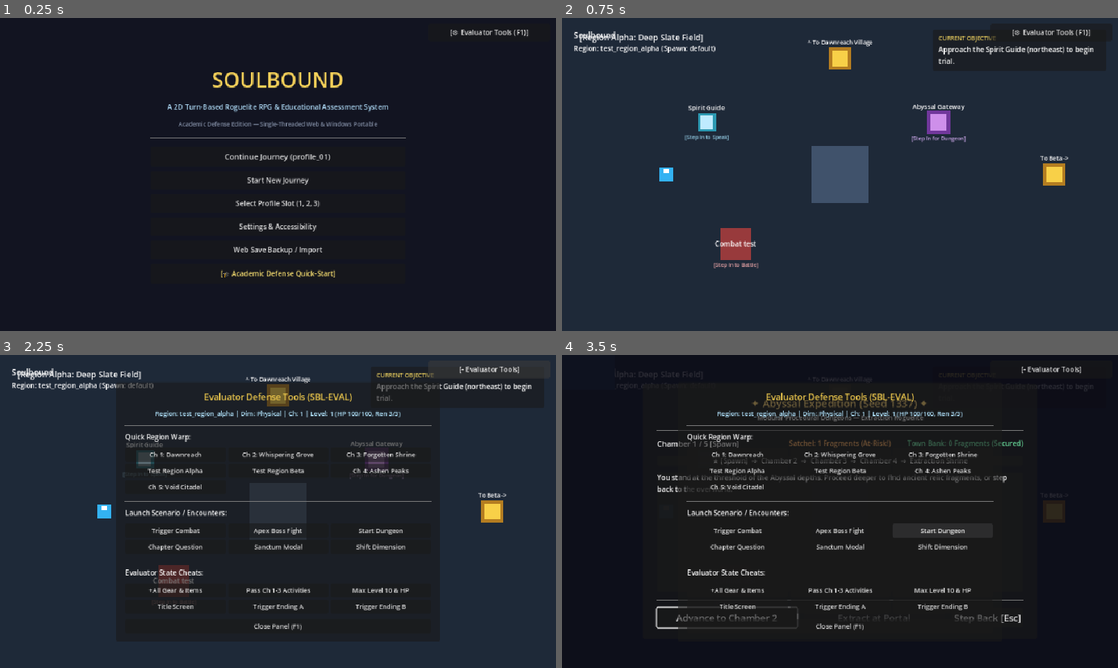
Above: before the commit, frames 1-4 (two rows, left to right).
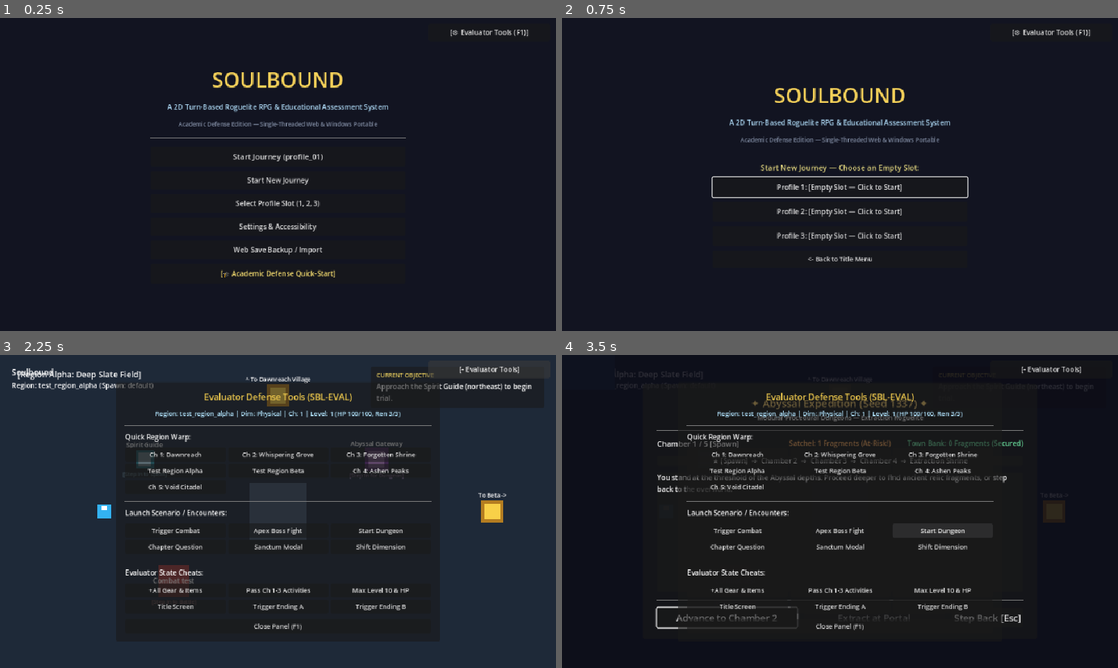
Above: after the commit, the same moments.

Repository: 5gcrg/Soulbound-Overworld
Game: Godot game, scene res://scenes/main/game_root.tscn
The game is run twice, just before and just after one commit, with the same random seed, the same clock (stepped at 60 frames per second) and the same inputs.
Inputs (mouse positions are in pixels of both pictures, inside the frame that each line leads up to):
- Up to frame 1 (0.25 s): no input
- Up to frame 2 (0.75 s): click "Continue Journey (profile_01)" (after the commit: "Start Journey (profile_01)") at 0.5 s
- Up to frame 3 (2.25 s): click (278, 524) at 1.25 s, where only the run after the commit has a clickable "Profile 1: [Empty Slot — Clic…"; click "[⚙ Evaluator Tools (F1)]" at 2 s
- Up to frame 4 (3.5 s): click "Start Dungeon" at 2.75 s

The runs differ from the first frame. In frame 1, 0.2% of the frame differs, in the area x 40-60%, y 43-46%; in frame 2, 17%, in the area x 2-96%, y 4-80%; in frame 3, less than 0.1%; in frame 4, less than 0.1%.

Commit message:
fix(rev-003): isolate consumer init from world reset and preserve uncommitted slots [REVIEW_PENDING_CODEX]

Diff:
--- a/scenes/main/game_root.gd
+++ b/scenes/main/game_root.gd
@@ -110,15 +110,49 @@
 			push_error("Failed to initialize starting region: %s at spawn %s" % [DEFAULT_START_REGION, DEFAULT_START_SPAWN])
 
 func _init_slice_progress(store: ProfileStore = null, slot: String = "profile_01") -> void:
+	if _expedition != null and is_instance_valid(_expedition) and _expedition.is_active:
+		if slot != _profile_slot:
+			push_error("Cannot switch profile while an expedition is active. Suspend or retreat first.")
+			return
+	_session_generation += 1
+	_suspended_expedition.clear()
+	_profile_slot = slot
 	if store != null:
 		profile_store = store
 	elif profile_store == null:
 		profile_store = ProfileStore.new()
-	var loaded := profile_store.load_profile(slot)
-	if loaded.get("error") == ERR_FILE_NOT_FOUND:
-		var new_p := profile_store.new_profile(slot)
-		profile_store.save_profile(slot, new_p)
-	activate_profile(slot, false)
+	if slice_progress == null:
+		slice_progress = SliceProgress.new()
+	var err: Error = slice_progress.configure(profile_store, _profile_slot)
+	if err != OK:
+		push_warning("Failed to configure SliceProgress: %s" % error_string(err))
+
+	character_stats = CharacterStats.new()
+	inventory_manager = InventoryManager.new()
+	chapter_manager = ChapterManager.new()
+	assessment_controller = AssessmentController.new()
+	character_stats.load_from_store(profile_store, _profile_slot)
+	inventory_manager.load_from_store(profile_store, _profile_slot)
+	chapter_manager.load_from_store(profile_store, _profile_slot)
+	assessment_controller.load_from_store(profile_store, _profile_slot)
+
+	kurei_tree = KureiTree.new()
+	kurei_tree.load_from_store(profile_store, _profile_slot)
+	kurei_tree.sync_with_level(character_stats.level)
+
+	var loaded := profile_store.load_profile(_profile_slot)
+	var prof_dict: Dictionary = loaded.get("profile", {})
+	if prof_dict.has("world") and prof_dict["world"] is Dictionary and prof_dict["world"].has("ending"):
+		ending_manager.deserialize(prof_dict["world"]["ending"])
+	else:
+		ending_manager = EndingManager.new()
+
+	_validate_and_clamp_progress()
+	_sync_chapter_gates()
+	_update_objective()
+
+	_chapter_baseline = JSON.stringify(prof_dict.get("world", {}).get("chapter_progress", {}))
+	_load_active_expedition()
 
 func activate_profile(slot_id: String, is_new: bool = false) -> Error:
 	# 1. Reject activation during active expedition, unresolved encounter, or in-flight transition
@@ -137,7 +171,18 @@
 
 	# 2. Preflight profile validation
 	var loaded := profile_store.load_profile(slot_id)
-	if loaded.get("error") != OK:
+	if loaded.get("error") == ERR_FILE_NOT_FOUND:
+		if is_new:
+			var new_prof := profile_store.new_profile(slot_id)
+			var save_err: Error = profile_store.save_profile(slot_id, new_prof)
+			if save_err != OK:
+				push_error("Cannot activate new profile '%s': save error %s" % [slot_id, error_string(save_err)])
+				return save_err
+			loaded = profile_store.load_profile(slot_id)
+		else:
+			push_error("Cannot activate profile '%s': file not found" % slot_id)
+			return ERR_FILE_NOT_FOUND
+	elif loaded.get("error") != OK:
 		push_error("Cannot activate profile '%s': load error %s" % [slot_id, error_string(loaded.get("error"))])
 		return loaded.get("error")
 
@@ -151,7 +196,7 @@
 		return ERR_INVALID_DATA
 
 	# 3. Preflight & reset world to DEFAULT_START_REGION and DEFAULT_START_SPAWN
-	if world_router != null and world_router.world_container != null and player != null:
+	if world_router != null and world_container != null and player != null:
 		var reset_ok: bool = world_router.reset_to_starting_region(DEFAULT_START_REGION, DEFAULT_START_SPAWN)
 		if not reset_ok:
 			push_error("Cannot activate profile '%s': world router failed to reset to starting region %s" % [slot_id, DEFAULT_START_REGION])
@@ -164,8 +209,6 @@
 		_sync_dimension_state()
 
 	# 5. Invalidate previous session callbacks, reset transient state & player velocity
-	_session_generation += 1
-	_suspended_expedition.clear()
 	_battle_pending = false
 	_dialog_pending = false
 	_chapter_dialog_pending = false
@@ -178,39 +221,11 @@
 			player.freeze_movement()
 
 	# 6. Load selected profile's consumers
-	_profile_slot = slot_id
-	if slice_progress == null:
-		slice_progress = SliceProgress.new()
-	var err: Error = slice_progress.configure(profile_store, _profile_slot)
-	if err != OK:
-		push_warning("Failed to configure SliceProgress: %s" % error_string(err))
-
-	character_stats = CharacterStats.new()
-	inventory_manager = InventoryManager.new()
-	chapter_manager = ChapterManager.new()
-	assessment_controller = AssessmentController.new()
-	character_stats.load_from_store(profile_store, _profile_slot)
-	inventory_manager.load_from_store(profile_store, _profile_slot)
-	chapter_manager.load_from_store(profile_store, _profile_slot)
-	assessment_controller.load_from_store(profile_store, _profile_slot)
-
-	kurei_tree = KureiTree.new()
-	kurei_tree.load_from_store(profile_store, _profile_slot)
-	kurei_tree.sync_with_level(character_stats.level)
-
-	if prof_dict.has("world") and prof_dict["world"] is Dictionary and prof_dict["world"].has("ending"):
-		ending_manager.deserialize(prof_dict["world"]["ending"])
-	else:
-		ending_manager = EndingManager.new()
-
-	_validate_and_clamp_progress()
+	_init_slice_progress(profile_store, slot_id)
 	_bind_region_fixtures()
 	_sync_chapter_gates()
 	_update_objective()
 	_sync_debug_bar()
-
-	_chapter_baseline = JSON.stringify(prof_dict.get("world", {}).get("chapter_progress", {}))
-	_load_active_expedition()
 
 	return OK
 
Not shown, changed: docs/agent-review-queue.md
